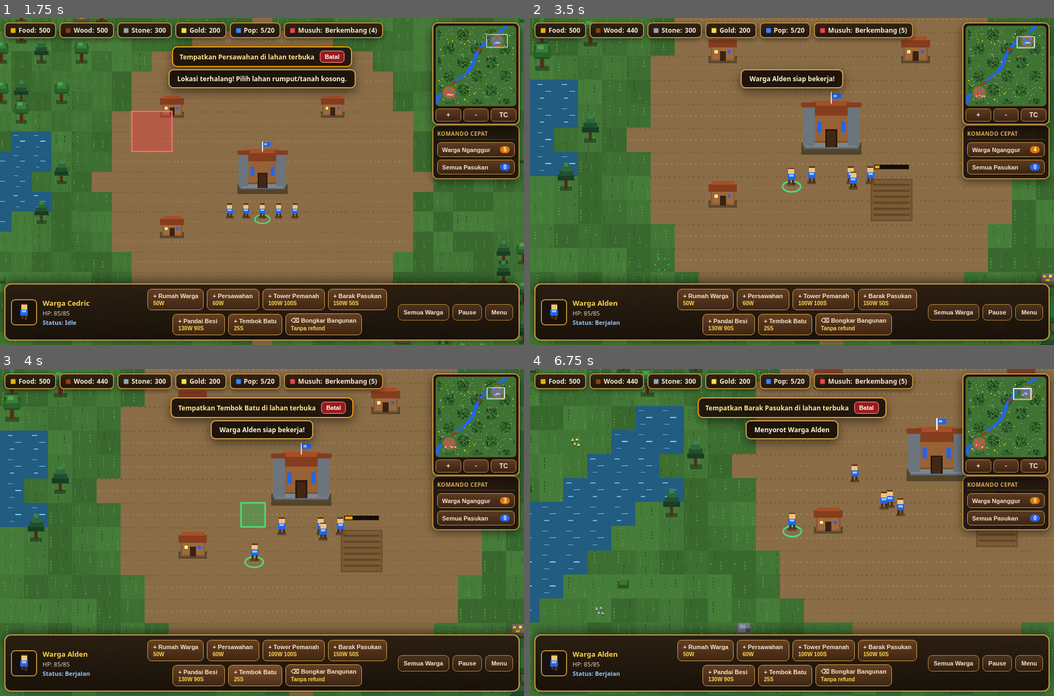
Above: before the commit, frames 1-4 (two rows, left to right).
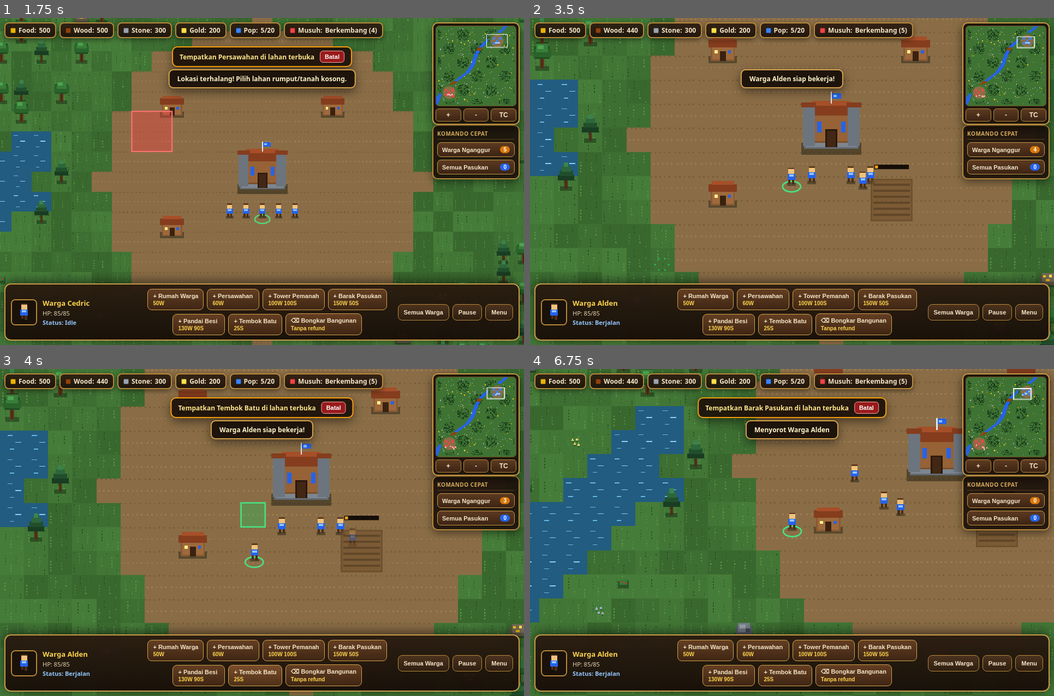
Above: after the commit, the same moments.

Repository: vexelkang-cell/gamepai
Game: browser game, page games/kingdom-war-2d/index.html
Two runs of this game, one before a commit and one after it. Both use one fixed random seed, a clock stepped at 60 frames per second and the inputs below.
Inputs (mouse positions are in pixels of both pictures, inside the frame that each line leads up to):
- Up to frame 1 (1.75 s): click "NEW GAME" at 0.27 s; click (262, 214) at 1.07 s; click "+ Persawahan 60W" at 1.27 s; click (157, 148) at 1.67 s
- Up to frame 2 (3.5 s): click "+" at 1.87 s; press the mouse at (896, 132) at 2.27 s; release the mouse at (792, 116) at 2.4 s; click "TC" at 2.47 s; click (870, 246) at 2.87 s; click "Warga Nganggur 4" at 3.07 s; click (661, 263) at 3.47 s
- Up to frame 3 (4 s): click "+ Tembok Batu 25S" at 3.67 s
- Up to frame 4 (6.75 s): press the mouse at (792, 467) at 4.07 s; release the mouse at (739, 646) at 4.2 s; click "⌫ Bongkar Bangunan Tanpa refu…" at 4.27 s; click (949, 548) at 4.67 s; click "Semua Warga" at 4.87 s; click (634, 532) at 5.27 s; click "Semua Pasukan 0" at 5.47 s; press the mouse at (739, 646) at 5.87 s; release the mouse at (687, 499) at 6 s; click "+ Barak Pasukan 150W 50S" at 6.07 s; click (844, 418) at 6.47 s; click "Warga Nganggur 0" at 6.67 s

Frame 1 is identical in both runs. In frame 2, 0.1% of the frame differs, in the area x 60-87%, y 23-53%; in frame 3, 0.1%; in frame 4, less than 0.1%.

Commit message:
Improve farm worker limits and unit overlap behavior

Diff:
--- a/games/kingdom-war-2d/index.html
+++ b/games/kingdom-war-2d/index.html
@@ -2174,8 +2174,12 @@
           for (let i = 0; i < units.length; i++) {
             const other = units[i];
             if (other === this || other.hp <= 0) continue;
-            // Sesama pekerja tidak saling menghalangi; tabrakan dengan tentara tetap dicegah.
+            // Warga dan pasukan saling menembus; warga juga boleh bertumpuk.
+            if (this.type !== other.type) continue;
             if (this.type === "worker" && other.type === "worker") continue;
+            // Pasukan boleh saling bertumpuk saat keduanya sedang berjalan,
+            // tetapi unit yang sudah berhenti tetap menjadi penghalang.
+            if (this.type === "soldier" && other.type === "soldier" && other.status === "Berjalan") continue;
 
             const dx = nx - other.x;
             const dy = ny - other.y;
@@ -2257,11 +2261,31 @@
       }
 
       commandInteract(target, world) {
+        if (!target) return false;
+        // Maksimal dua warga boleh mengerjakan satu sawah.
+        if (target.type === "building" && target.subtype === "farm") {
+          const assigned = world ? world.workers.filter((w) =>
+            w !== this && w.hp > 0 && w.taskTarget === target
+          ) : [];
+          if (assigned.length >= 2) return false;
+          const slot = assigned.length;
+          // Titik kerja berada di bagian dalam petak sawah, bukan di tepinya.
+          this.workX = target.x + (slot === 0 ? -10 : 10);
+          this.workY = target.y + (slot === 0 ? -7 : 7);
+        } else {
+          this.workX = null;
+          this.workY = null;
+        }
         this.taskTarget = target;
-        this.taskMode = target && target.type === "building" && !target.isConstructed ? "build" : "interact";
+        this.taskMode = target.type === "building" && !target.isConstructed ? "build" : "interact";
         this.status = "Berjalan";
         this.resetNavigation();
-        if (world) this.waypoints = world.findPath(this.x, this.y, target.x, target.y);
+        if (world) {
+          const tx = target.subtype === "farm" ? this.workX : target.x;
+          const ty = target.subtype === "farm" ? this.workY : target.y;
+          this.waypoints = world.findPath(this.x, this.y, tx, ty);
+        }
+        return true;
       }
 
       commandDemolish(target, world) {
@@ -2327,13 +2351,18 @@
             return;
           }
 
-          const interactDist = tgt.type === "building" ? 24 : 20;
-          const dist = distanceToEntityEdge(tgt, this.x, this.y);
-
-          if (dist > interactDist) {
+          const isFarmTask = tgt.type === "building" && tgt.subtype === "farm";
+          const workX = isFarmTask && Number.isFinite(this.workX) ? this.workX : tgt.x;
+          const workY = isFarmTask && Number.isFinite(this.workY) ? this.workY : tgt.y;
+          const interactDist = isFarmTask ? 0 : (tgt.type === "building" ? 24 : 20);
+          const dist = isFarmTask
+            ? Math.hypot(this.x - workX, this.y - workY)
+            : distanceToEntityEdge(tgt, this.x, this.y);
+
+          if (dist > (isFarmTask ? 3 : interactDist)) {
             this.status = "Berjalan";
-            const arrived = this.followPathTo(tgt.x, tgt.y, dt, world);
-            if (arrived) this.moveStepDirect(tgt.x, tgt.y, dt, world);
+            const arrived = this.followPathTo(workX, workY, dt, world);
+            if (arrived) this.moveStepDirect(workX, workY, dt, world);
             return;
           }
 
@@ -2754,12 +2783,12 @@
             if (type === "food") {
               if (!readyFarms.length) continue;
               const farm = readyFarms.reduce((best, f) => {
-                const assignedTo = enemyWorkers.filter((u) => u.taskTarget === f).length;
-                const bestAssigned = best ? enemyWorkers.filter((u) => u.taskTarget === best).length : Infinity;
+                const assignedTo = enemyWorkers.filter((u) => u.hp > 0 && u.taskTarget === f).length;
+                const bestAssigned = best ? enemyWorkers.filter((u) => u.hp > 0 && u.taskTarget === best).length : Infinity;
+                if (assignedTo >= 2) return best;
                 return assignedTo < bestAssigned ? f : best;
               }, null);
-              if (farm) {
-                w.commandInteract(farm, world);
+              if (farm && w.commandInteract(farm, world)) {
                 counts.food++;
                 assigned = true;
                 break;
